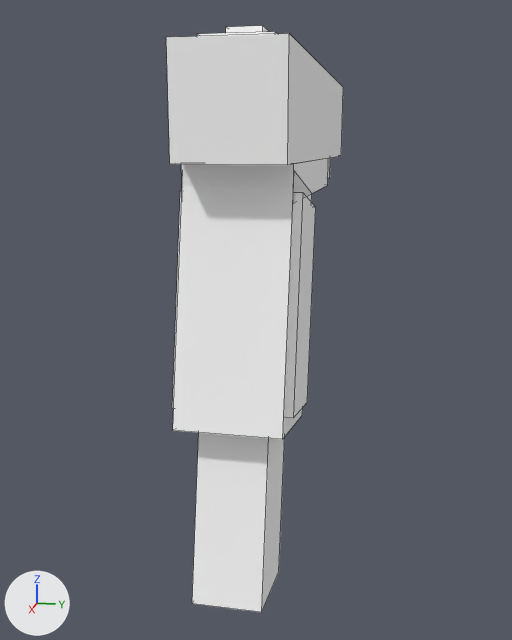
The OBJ model crafting-dead-core/src/main/resources/assets/craftingdead/models/gun/g18.obj, before and after one commit.
Camera for both pictures: a camera (50 mm lens) standing at (1.095, 0.17, 1.303) and looking at (-0.459, -0.141, 0.915). The axes (+X, +Y, +Z) are drawn at lower left. The lights are the same throughout. Mesh edges are drawn as thin lines. Where no turn or scale is listed for an object, it has been applied to the vertices.

In view in the first picture: 'Shape1', 'Shape11', 'Shape13', 'Shape2', 'Shape4'.
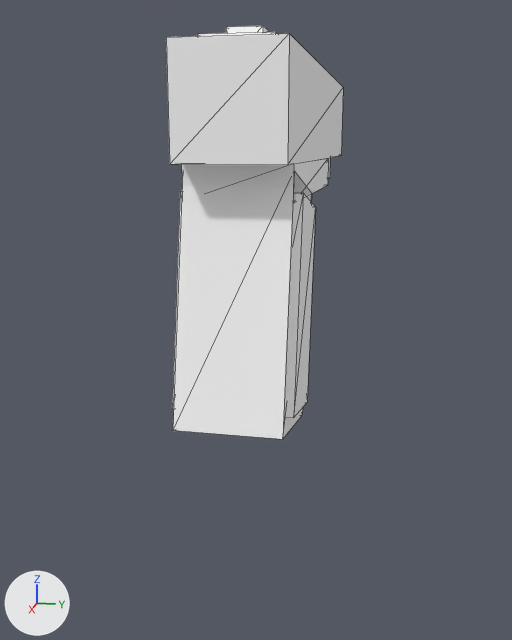
The newer file is also turned or shifted as a whole; pictures and numbers use the older file's frame.

Changed parts and their boxes (x1, y1, x2, y2) in the pictures (512 x 640 px):
'Shape11', deleted: before (192, 433, 285, 612)
part 1 of me_shape1, built on: (166, 33, 343, 165) in both

The change, as a list of edits to the scene's bpy script:
```text
Change me_shape1:
    used by ob_shape1; location = (0.0, 0.0, 0.0)
    remove me_shape1.from_pydata(...)  # 8 vertices, 6 faces; spans x -1.0..0.0, y -0.187..0.0, z 1.275..1.462
    add me_shape1.from_pydata(...)  # 8 vertices, 12 faces; spans x -1.0..0.0, y -0.187..0.0, z 1.275..1.462
    me_shape1 part 1
    6 faces are deleted
    12 new faces join them
Remove ob_shape11:
    ob_shape11 = bpy.data.objects.new('Shape11', me_shape11)
    ob_shape11.location = (0.0, 0.0, 0.0)
```
